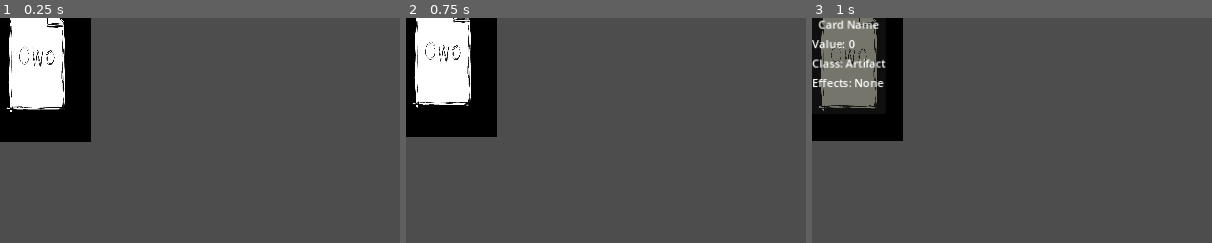
Above: before the commit, frames 1-3 (left to right).
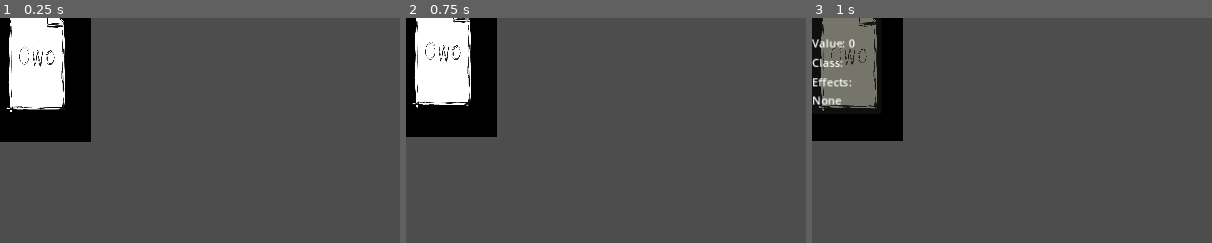
Above: after the commit, the same moments.

Repository: owofile/gambler
Game: Godot game, scene res://scenes/battle/widgets/CardWidget.tscn
Same seed, same stepped clock (60 frames per second), same inputs: the game is played once before the commit and once after it. This scene is started directly instead of the project's main scene.
Inputs (mouse positions are % of the whole screen's width and height, from its top left):
- Up to frame 1 (0.25 s): no input
- Up to frame 2 (0.75 s): tap Enter (ui_accept) at 0.5 s; move the mouse to (4, 11) at 0.52 s; hold Right (ui_right) from 0.53 s (still down); click (4, 11) at 0.67 s
- Up to frame 3 (1 s): keep holding Right (ui_right); tap Enter (ui_accept) at 0.77 s
The pictures show only the part of the screen within x 0-50%, y 0-50%; the shares and areas given below are measured in that part.

The runs differ from the first frame. In frame 1, less than 0.1% of the frame differs, in the area x 8-9%, y 19-21%; in frame 2, less than 0.1%; in frame 3, 1.4%, in the area x 0-19%, y 0-39%.

Commit message:
Add debug logging to trace value display issue

Diff:
--- a/scenes/battle/widgets/CardWidget.tscn
+++ b/scenes/battle/widgets/CardWidget.tscn
@@ -15,24 +15,14 @@
 texture = ExtResource("2_card_texture")
 
 [node name="ValueLabel" type="Label" parent="."]
-offset_left = 35.0
-offset_top = 100.0
-offset_right = 65.0
-offset_bottom = 125.0
+layout_mode = 2
 text = "0"
 horizontal_alignment = 1
 vertical_alignment = 1
 
 [node name="HoverInfo" type="PanelContainer" parent="."]
 visible = false
-anchors_preset = 1
-anchor_left = 1.0
-anchor_right = 1.0
-offset_left = -160.0
-offset_top = 0.0
-offset_right = -10.0
-offset_bottom = 120.0
-grow_horizontal = 0
+layout_mode = 2
 
 [node name="VBox" type="VBoxContainer" parent="HoverInfo"]
 layout_mode = 2
--- a/scripts/battle/widgets/CardWidget.gd
+++ b/scripts/battle/widgets/CardWidget.gd
@@ -41,6 +41,8 @@
 	_hover_effects = get_node_or_null("HoverInfo/VBox/EffectsLabel")
 	_is_enabled = true
 
+	_update_display()  # Update display after nodes are available
+
 	print("[CardWidget] Ready - card_id=%s, prototype_id=%s" % [card_id, prototype_id])
 
 func setup(proto_id: String, instance_id: String, value: int, name: String = "", card_class_name: String = "", effects: String = "") -> void:
@@ -51,7 +53,7 @@
 	card_class = card_class_name
 	card_effects = effects
 	_update_display()
-	print("[CardWidget] Setup - id=%s, value=%d, name=%s" % [instance_id, value, name])
+	print("[CardWidget] Setup - id=%s, value=%d, name=%s, _value_label=%s" % [instance_id, value, name, _value_label])
 
 func _get_animation_registry() -> Node:
 	if _animation_registry == null:
@@ -129,6 +131,7 @@
 		_sprite.modulate = Color(1.0, 1.0, 1.0, 1.0)
 
 func _update_display() -> void:
+	print("[CardWidget] _update_display - card_value=%d, _value_label=%s, _hover_value=%s" % [card_value, _value_label, _hover_value])
 	if _value_label:
 		_value_label.text = str(card_value) if card_value > 0 else "-"
 	if _hover_name:
